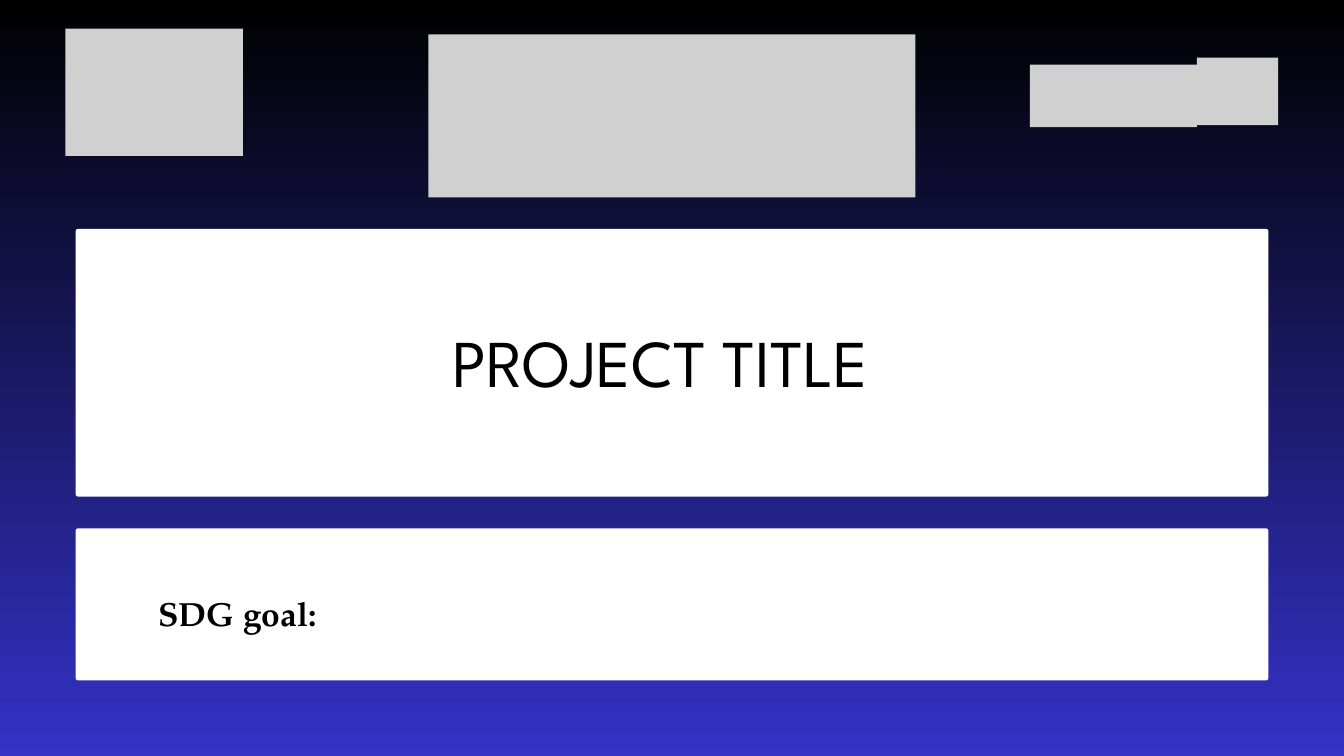
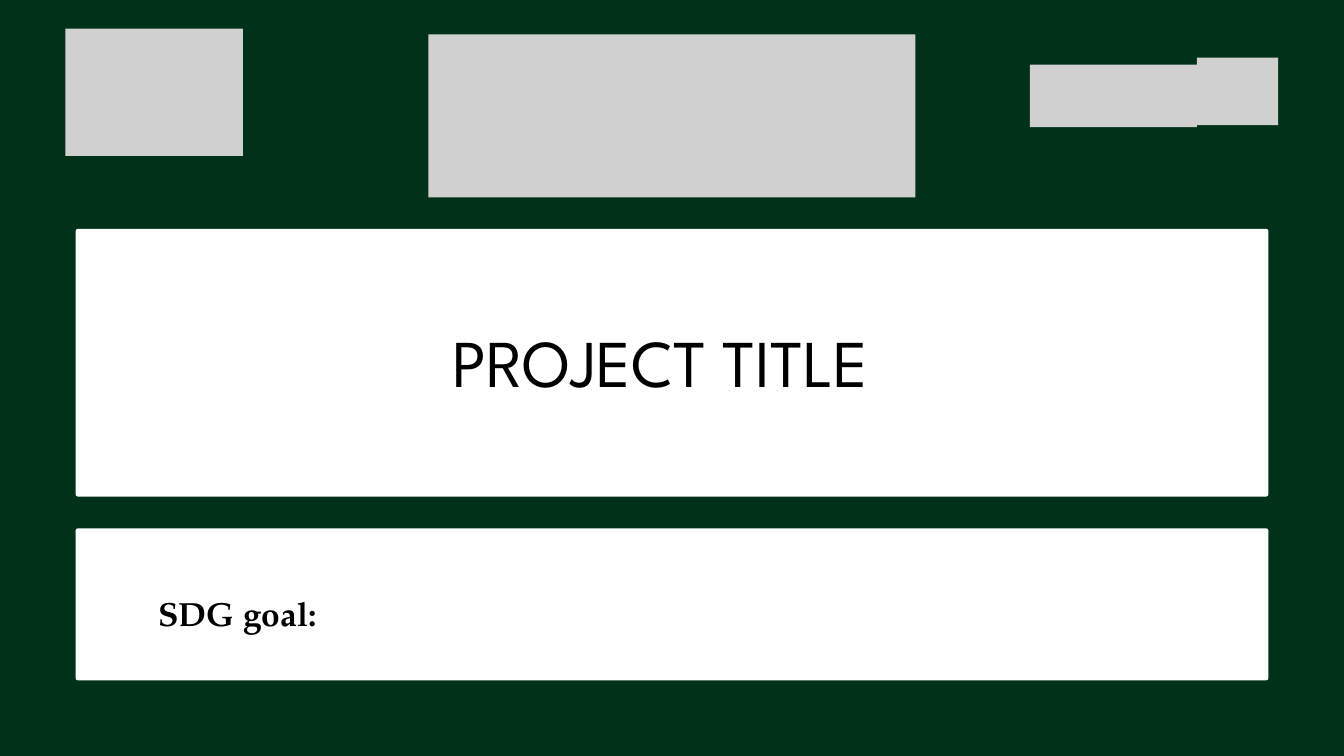
Before and after one commit to Balaji2424-sys/IEEE-SVC---IdeaRun-2026, a slide deck: slide 1 of assets/templates/IdeaRun2026-PPT-Template.pptx. Drawn at 1344x756 pixels with LibreOffice and Linux fonts; fonts in the diff are those of the drawing; grey boxes stand for pictures; background and template pictures are left out. Boxes give left, top, right and bottom in pixels: in the first picture for what was removed or moved away, otherwise in the second. Text is boxed around its words. In the diff, an @@ line names an element or a change of style, - is before the commit and + after.

```diff
--- a/assets/templates/IdeaRun2026-PPT-Template.pptx
+++ b/assets/templates/IdeaRun2026-PPT-Template.pptx
@@ background gradient #000000 to #3432C7 to picture (left out) @@
```
Also in this commit, not shown: 6 other slides changed.
